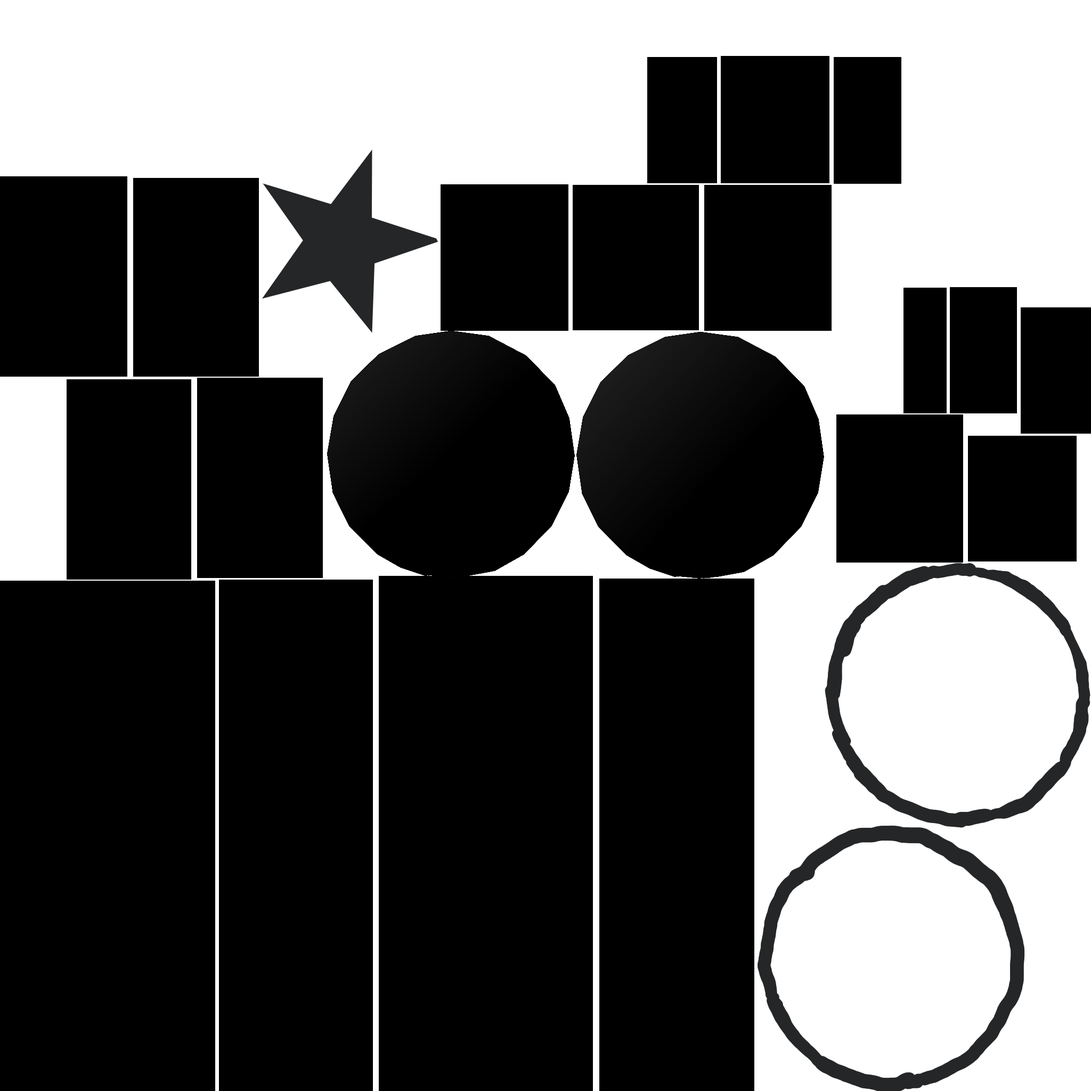
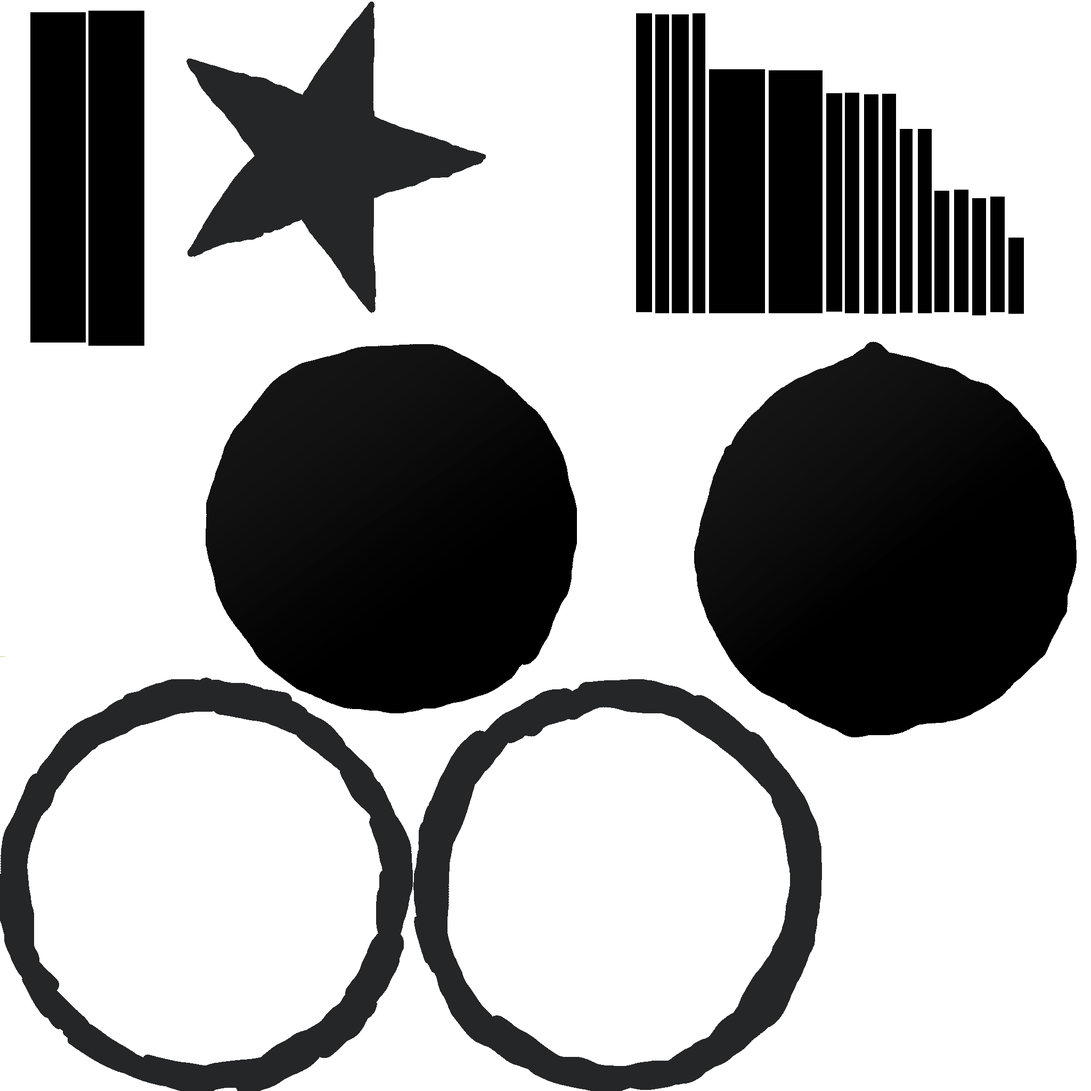
Layer changes from the first 1091 x 1091 image to the second:
painted on "Layer 2" over [0, 1, 1091, 1091]
